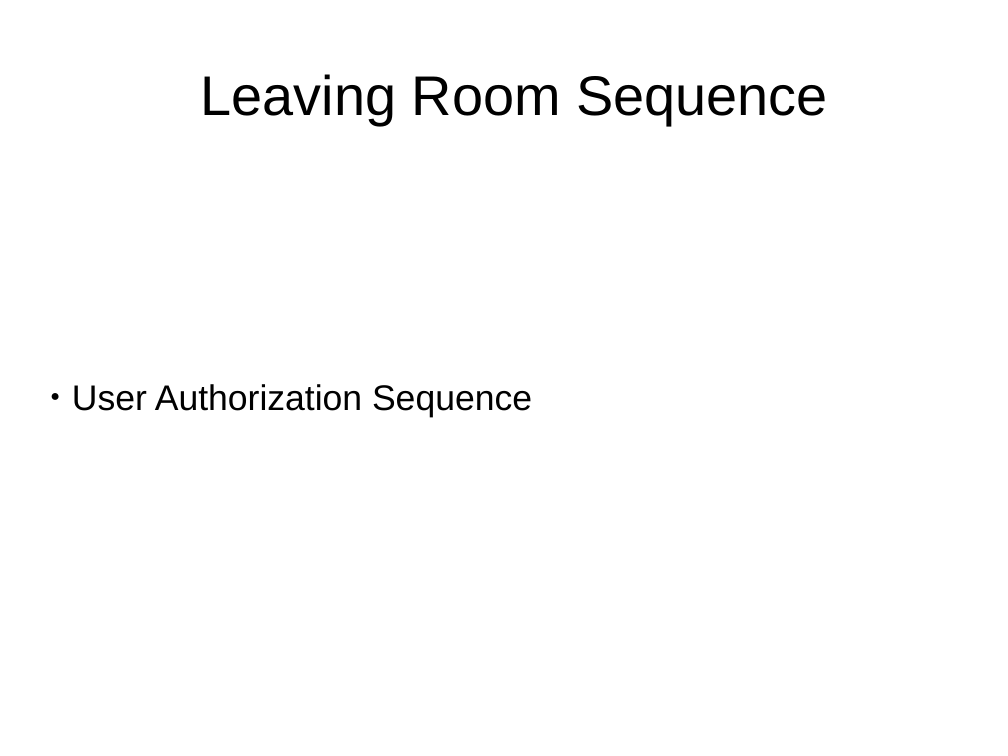
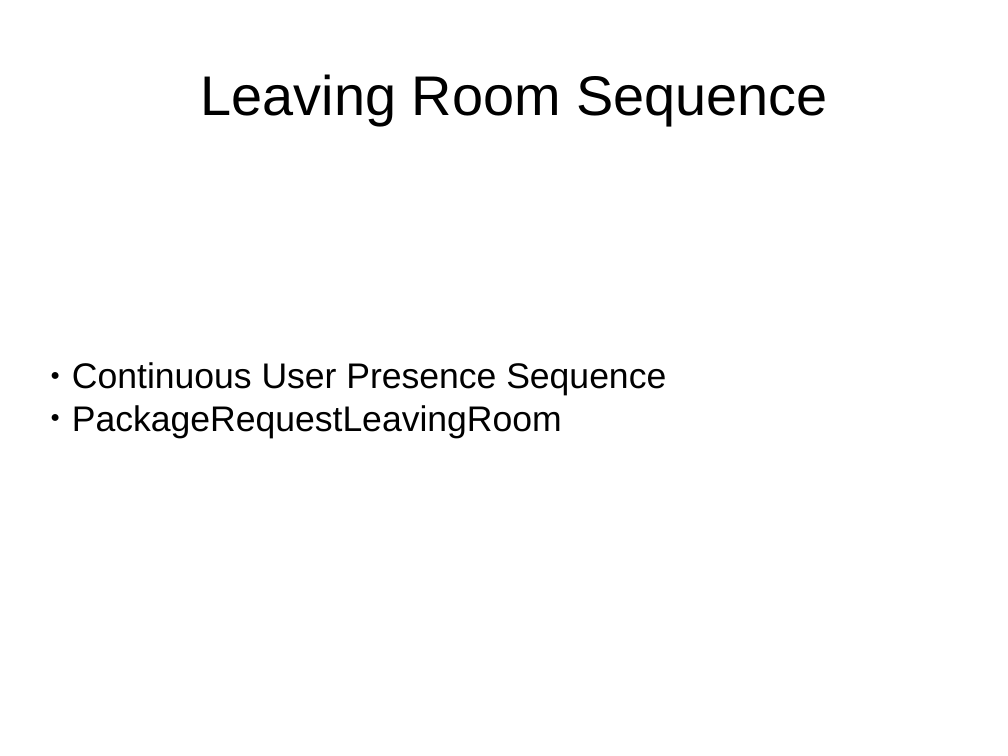
Before and after one commit to Luxan/ServerClientQTCrypto, a slide deck: slide 13 of designer_doc/Communication Procedures.odp. Drawn at 1008x756 pixels with LibreOffice and Linux fonts; fonts in the diff are those of the drawing. Boxes give left, top, right and bottom in pixels: in the first picture for what was removed or moved away, otherwise in the second. Text is boxed around its words. In the diff, an @@ line names an element or a change of style, - is before the commit and + after.

```diff
--- a/designer_doc/Communication Procedures.odp
+++ b/designer_doc/Communication Procedures.odp
@@ subtitle at [72, 362, 666, 439]: text changed @@
-● User Authorization Sequence
+● Continuous User Presence Sequence
+● PackageRequestLeavingRoom
```
Also in this commit, not shown: 13 other slides changed, 25 other files.
